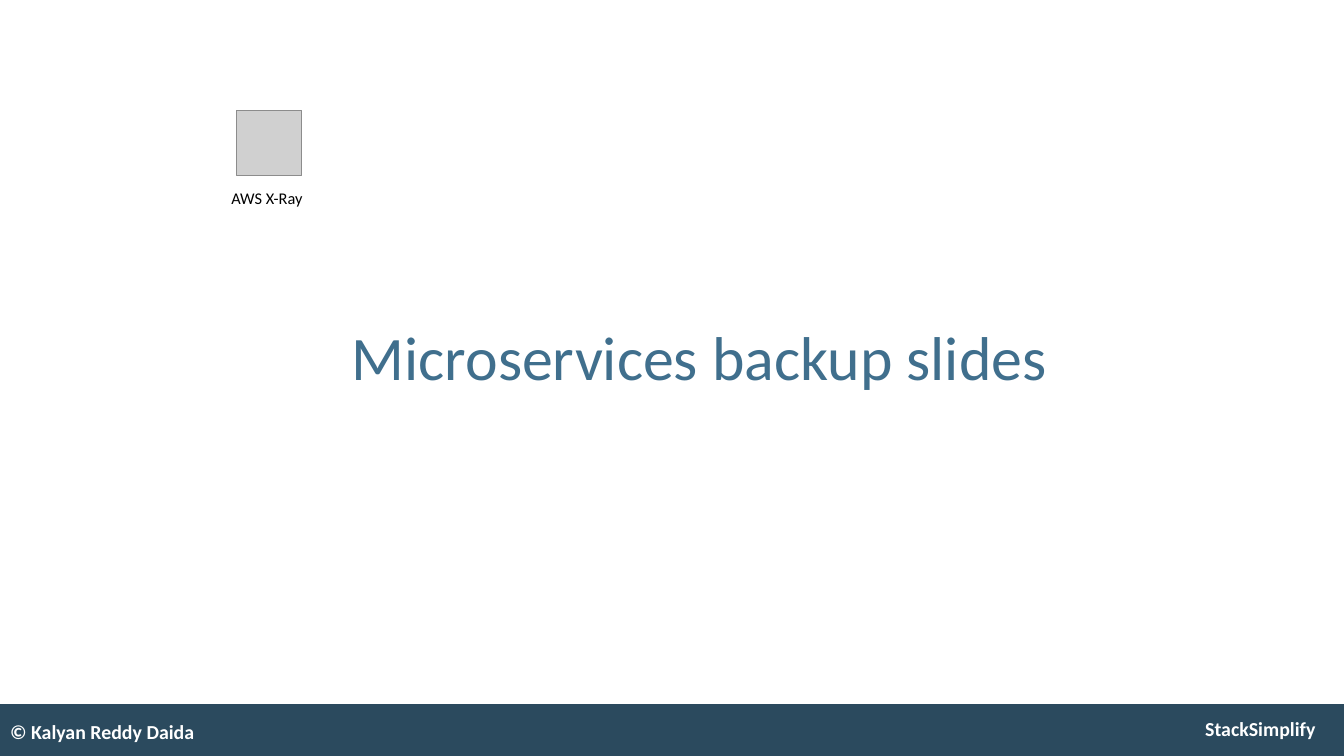
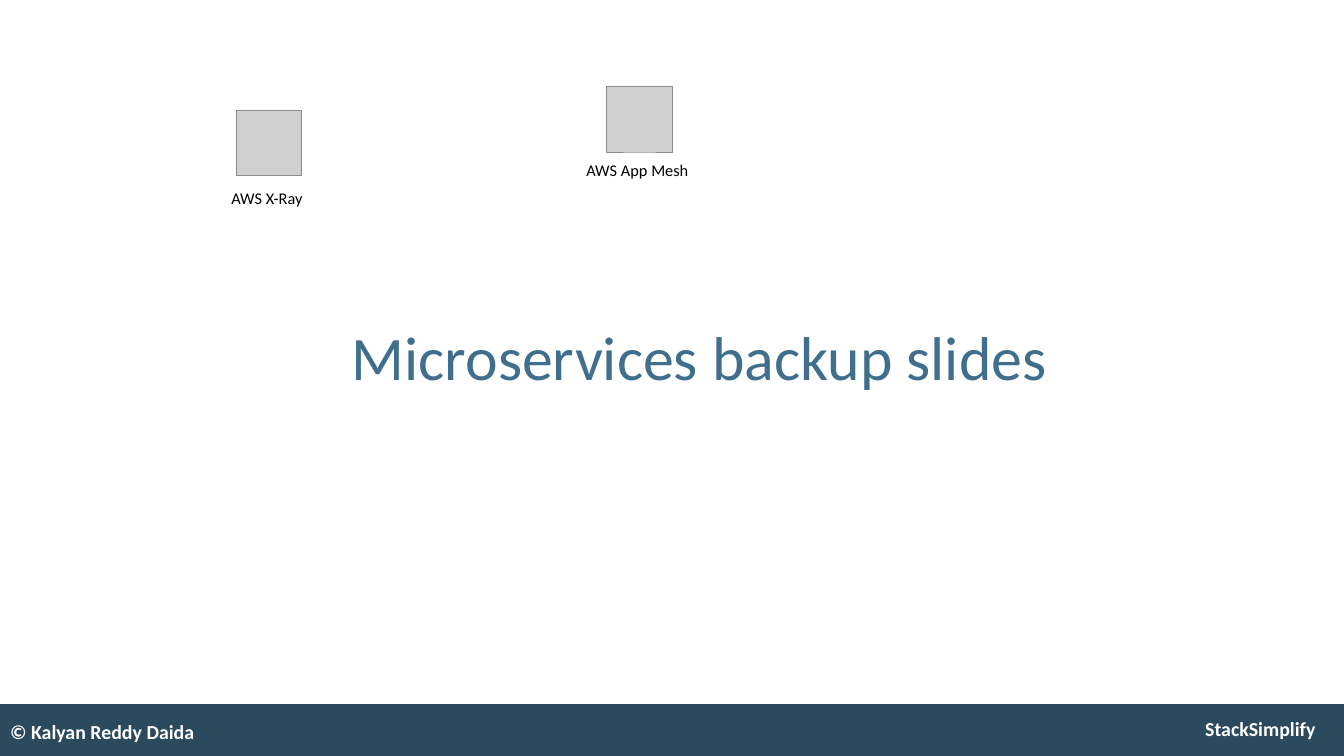
Before and after one commit to talvionyx/aws-eks-kubernetes-masterclass, a slide deck: slide 171 of presentation/AWS-Fargate-and-EKS-Masterclass.pptx (slide 167 before the commit). Drawn at 1344x756 pixels with LibreOffice and Linux fonts; fonts in the diff are those of the drawing; grey boxes stand for pictures. Boxes give left, top, right and bottom in pixels: in the first picture for what was removed or moved away, otherwise in the second. Text is boxed around its words. In the diff, an @@ line names an element or a change of style, - is before the commit and + after.

```diff
--- a/presentation/AWS-Fargate-and-EKS-Masterclass.pptx
+++ b/presentation/AWS-Fargate-and-EKS-Masterclass.pptx
@@ picture added at box(606, 87, 672, 152) @@
@@ text added at box(586, 164, 688, 179), 14 pt, text #000000 @@
+AWS App Mesh
```
Also in this commit, not shown: 2 other slides changed, 4 slides added, 9 slides removed, 16 other files.
